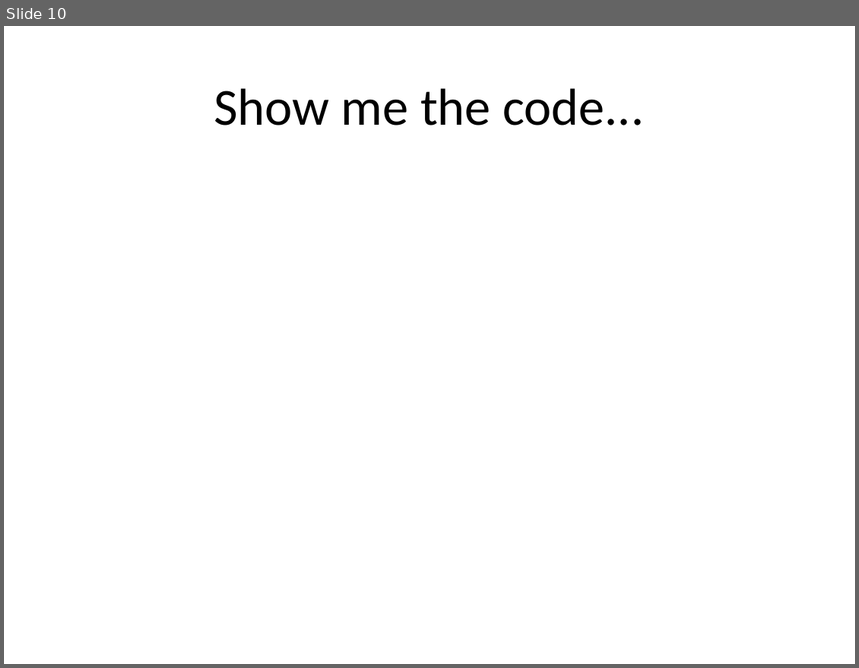
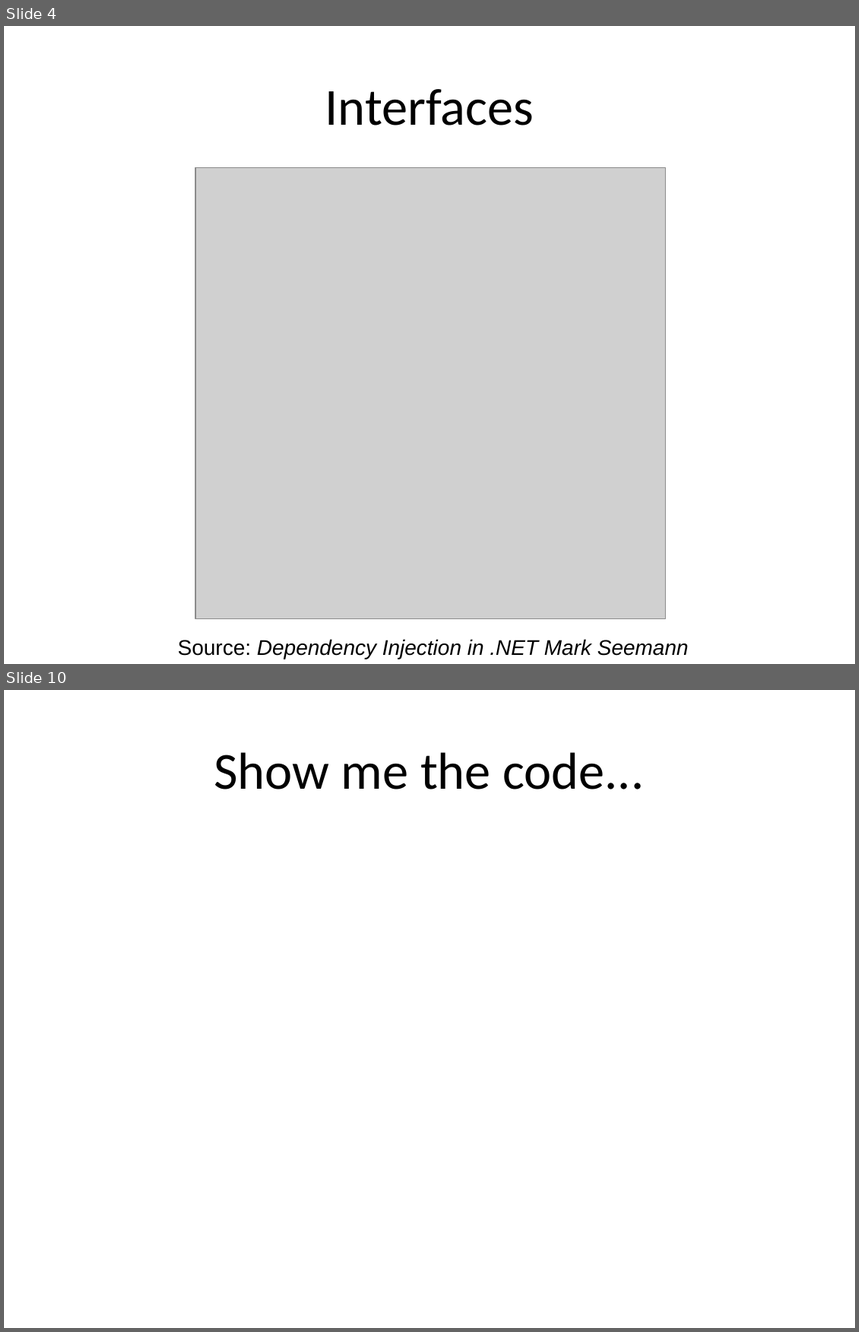
Before and after one commit to piotrcierpich/DependencyInjectionByExample, a slide deck: presentation/diByExample.ppt. Shown one above the other, each under a label of ours: slide 10 before the commit, slides 4 and 10 after it; the slides between them are not shown. The pictures are 859x668 and 859x1332 pixels, drawn with LibreOffice and Linux fonts; fonts in the diff are those of the drawing; grey boxes stand for pictures. Boxes give left, top, right and bottom in pixels: in the first picture for what was removed or moved away, otherwise in the second. Text is boxed around its words. In the diff, an @@ line names an element or a change of style, - is before the commit and + after.

Commit message:
removed unnecessary pictures, added credits for pictures in slides

```diff
--- a/presentation/diByExample.ppt
+++ b/presentation/diByExample.ppt
@@ slide 4 added at [4,26,855,664], background #FFFFFF @@
@@ title added at [325,89,534,126], 44 pt, text #000000 @@
+Interfaces
@@ picture added at [196,168,665,620] @@
@@ text added at [178,639,689,659], 18 pt, text #000000, italic @@
+Source: Dependency Injection in .NET Mark Seemann
```
Also in this commit, not shown: 5 slides changed, 1 slide removed, 8 other files.
